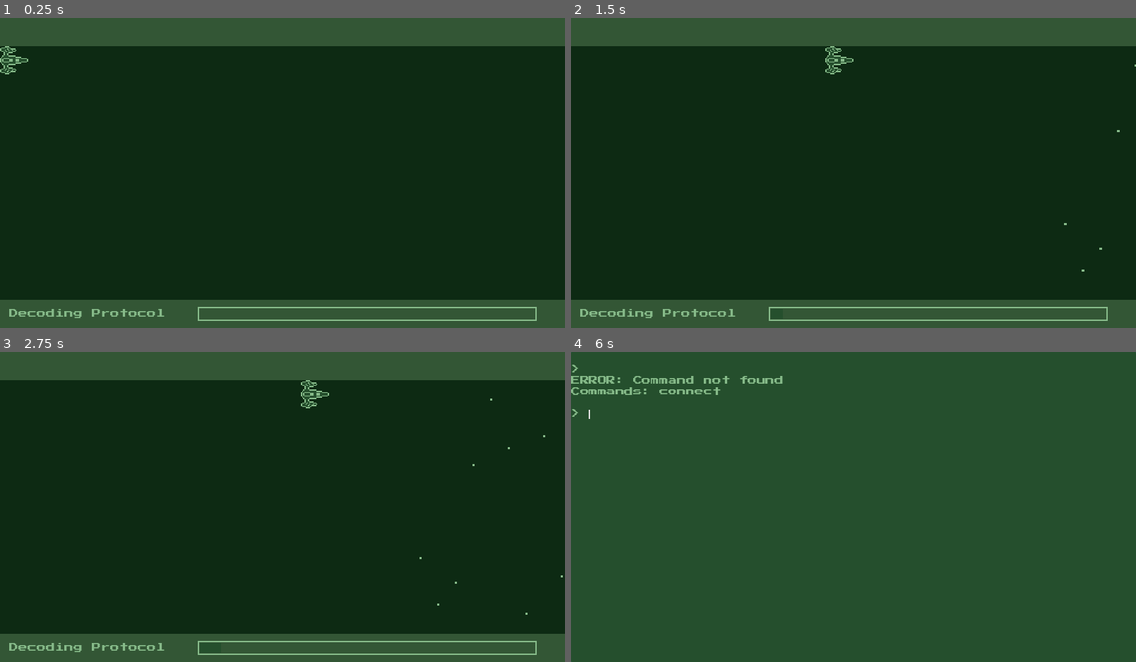
Above: before the commit, frames 1-4 (two rows, left to right).
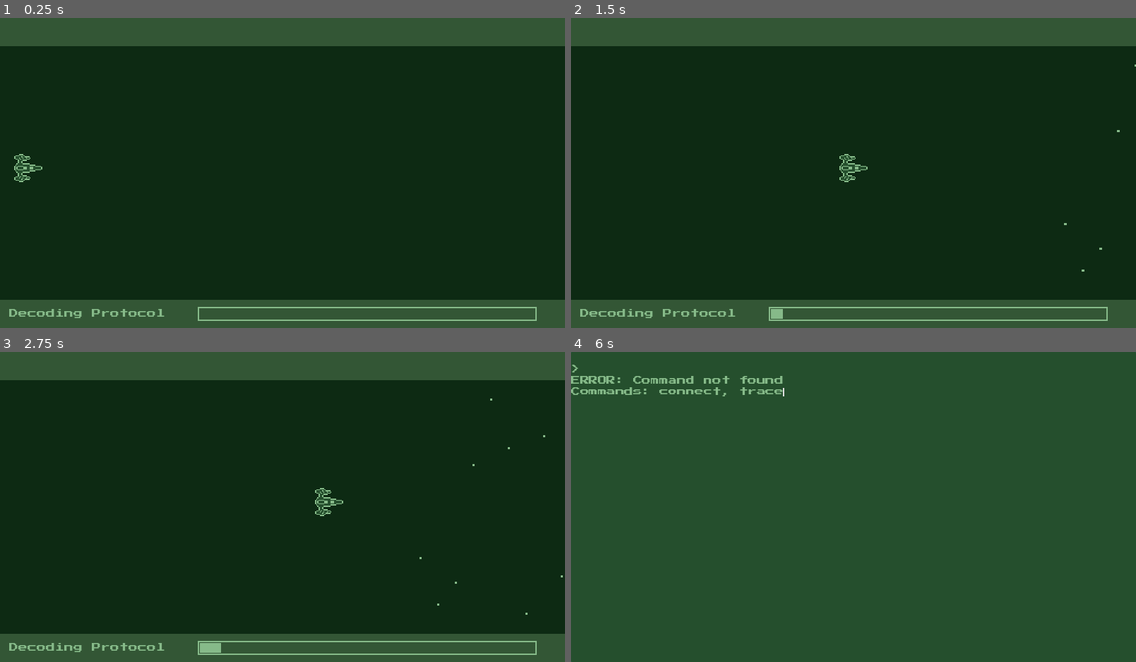
Above: after the commit, the same moments.

Repository: strutcode/i-am-here
Game: Godot game, scene res://SpaceGame.tscn
Two runs of this game, one before a commit and one after it. Both use one fixed random seed, a clock stepped at 60 frames per second and the inputs below. This scene is started directly instead of the project's main scene. Sound files missing from this copy of the repository are replaced by a short silence.
Inputs:
- Up to frame 1 (0.25 s): no input
- Up to frame 2 (1.5 s): tap Enter at 0.5, 1.35 s; hold Right (ui_right) from 0.53 s (still down); tap Backspace at 0.6 s; tap Space (ui_select) at 0.77 s
- Up to frame 3 (2.75 s): tap Space (ui_select) at 1.52 s; release Right (ui_right) at 2.03 s; hold Left (ui_left) from 2.03 s (still down); tap Backspace at 2.1 s
- Up to frame 4 (6 s): release Left (ui_left) at 2.78 s; hold Right (ui_right) 2.78-4.28 s; tap Enter at 2.85, 4.35, 5.85 s; tap Space (ui_select) at 3.02, 3.77, 4.25, 4.52 s; tap Backspace at 3.6, 5.1 s; hold Left (ui_left) 4.28-5.03 s; hold Right (ui_right) 5.03-5.78 s; hold Left (ui_left) from 5.78 s (still down)

The runs differ from the first frame. In frame 1, 0.4% of the frame differs, in the area x 0-8%, y 9-53%; in frame 2, 0.5%; in frame 3, 0.6%, in the area x 35-61%, y 9-98%; in frame 4, 0.1%.

Commit message:
Connected minigames

Diff:
--- a/Console.gd
+++ b/Console.gd
@@ -6,6 +6,7 @@
 var outputDelay: float = 0.1 / 3
 var outputBuffer = ''
 var allowInput = false
+var boop = preload('res://type.wav')
 
 func _ready() -> void:
 	grab_focus()
@@ -43,12 +44,16 @@
 		return
 
 	outputDelta += delta
+	var gameState = $'/root/GameState'
 
 	while outputDelta > outputDelay:
 		var next = outputBuffer.substr(0, 1)
 
 		if next != '`':
 			text += next
+			if gameState.lastBoopTime > 0.03:
+				gameState.playSfx(boop, -25)
+				gameState.lastBoopTime = 0
 
 		outputBuffer = outputBuffer.substr(1, outputBuffer.length())
 
--- a/GameState.gd
+++ b/GameState.gd
@@ -3,9 +3,13 @@
 var consoleScene = preload('res://MainConsole.tscn')
 var miniGame = ''
 var miniGameResult = false
+var lastBoopTime = 0
 
 func goToConsole():
 	get_tree().change_scene_to(consoleScene)
+
+func _process(delta):
+	lastBoopTime += delta
 
 func playSfx(audioStream, volume = 0):
 	var sfx = AudioStreamPlayer.new()
--- a/MainConsole.tscn
+++ b/MainConsole.tscn
@@ -9,11 +9,42 @@
 [sub_resource type="GDScript" id=2]
 script/source = "extends 'res://Console.gd'
 
+onready var gameState = $\"/root/GameState\"
+var spaceGame = preload('res://SpaceGame.tscn')
+var snakeGame = preload('res://SnakeGame.tscn')
+
 func _ready():
+	if gameState.miniGame == 'snake':
+		if gameState.miniGameResult:
+			output('You beat snake, awesome!')
+		else:
+			output('wow much fail, so disappoint')
+
+	elif gameState.miniGame == 'space':
+		if gameState.miniGameResult:
+			output('You beat space, awesome!')
+		else:
+			output('wow much fail, so disappoint')
+
 	createPrompt()
 
 func command_default():
-	output('ERROR: Command not found\\nCommands: connect')"
+	output('ERROR: Command not found\\nCommands: connect, trace')
+
+func command_connect(param):
+	gameState.miniGame = 'snake'
+	get_tree().change_scene_to(snakeGame)
+
+func command_trace(param):
+	output('Initiating trace of protocol```.```.```.\\n')
+	output('WARNING: System defenses activated.')
+	output('         Trace will take some time...')
+	output('````````````````````````````````````````````````````')
+
+	yield(self, 'output_done')
+
+	gameState.miniGame = 'space'
+	get_tree().change_scene_to(spaceGame)"
 
 [node name="Node2D" type="Node2D"]
 
--- a/Platformer.tscn
+++ b/Platformer.tscn
@@ -15,8 +15,4 @@
 
 [node name="Player" parent="." instance=ExtResource( 2 )]
 collision_mask = 15
-gravity = 700
-accel = 900
-speed = 150
 jump = 250
-drag = 0.7
--- a/SnakeGame.tscn
+++ b/SnakeGame.tscn
@@ -13,7 +13,7 @@
 "
 
 [sub_resource type="StyleBoxFlat" id=1]
-bg_color = Color( 0.145098, 0.309804, 0.176471, 1 )
+bg_color = Color( 0.52549, 0.729412, 0.537255, 1 )
 border_width_left = 4
 border_width_top = 4
 border_width_right = 4
--- a/SpaceGame.tscn
+++ b/SpaceGame.tscn
@@ -1,8 +1,9 @@
-[gd_scene load_steps=10 format=2]
+[gd_scene load_steps=12 format=2]
 
 [ext_resource path="res://PixelFont.tres" type="DynamicFont" id=1]
 [ext_resource path="res://playership.png" type="Texture" id=2]
 [ext_resource path="res://bgm2.wav" type="AudioStream" id=3]
+[ext_resource path="res://enemyship.png" type="Texture" id=4]
 
 [sub_resource type="GDScript" id=6]
 script/source = "extends Node2D
@@ -24,7 +25,7 @@
 	add_child(newBullet)"
 
 [sub_resource type="StyleBoxFlat" id=1]
-bg_color = Color( 0.145098, 0.309804, 0.176471, 1 )
+bg_color = Color( 0.52549, 0.729412, 0.537255, 1 )
 border_width_left = 4
 border_width_top = 4
 border_width_right = 4
@@ -83,6 +84,9 @@
 [sub_resource type="RectangleShape2D" id=5]
 extents = Vector2( 24.2272, 14.1035 )
 
+[sub_resource type="RectangleShape2D" id=7]
+extents = Vector2( 13.8475, 18.4312 )
+
 [node name="SpaceGame" type="Node2D"]
 script = SubResource( 6 )
 
@@ -123,6 +127,7 @@
 percent_visible = false
 
 [node name="Ship" type="KinematicBody2D" parent="."]
+position = Vector2( 48, 256 )
 collision_mask = 31
 script = SubResource( 3 )
 
@@ -146,9 +151,19 @@
 wait_time = 0.3
 autostart = true
 
-[node name="AudioStreamPlayer2D" type="AudioStreamPlayer2D" parent="."]
+[node name="AudioStreamPlayer" type="AudioStreamPlayer" parent="."]
 stream = ExtResource( 3 )
-volume_db = -25.0
+volume_db = -20.0
 autoplay = true
-attenuation = 0.90125
+
+[node name="Enemy" type="Area2D" parent="."]
+position = Vector2( 1018.84, -124.966 )
+
+[node name="enemyship" type="Sprite" parent="Enemy"]
+position = Vector2( -8.086, 0 )
+scale = Vector2( 2, 2 )
+texture = ExtResource( 4 )
+
+[node name="CollisionShape2D" type="CollisionShape2D" parent="Enemy"]
+shape = SubResource( 7 )
 [connection signal="timeout" from="Timer" to="." method="onTick"]
--- a/Typewriter.gd
+++ b/Typewriter.gd
@@ -5,12 +5,14 @@
 export var runOnStart = true
 export var initialDelay: float = 0
 export var speed = 1
+var boop = preload('res://type.wav')
 
 var run = false
 var time = 0
 var position = 0
 onready var originalText = ''
 onready var timer = Timer.new()
+onready var gameState = $'/root/GameState'
 
 func _ready() -> void:
 	if runOnStart:
@@ -43,6 +45,9 @@
 	var next = originalText.substr(position, 1)
 	if next != '`':
 		text += next
+		if gameState.lastBoopTime > 0.03:
+			gameState.playSfx(boop, -25)
+			gameState.lastBoopTime = 0
 	position += 1
 
 	if position == originalText.length():
Not shown, added: type.wav.import
Not shown, added: type2.wav.import
Not shown, added: type.wav
Not shown, added: type2.wav
